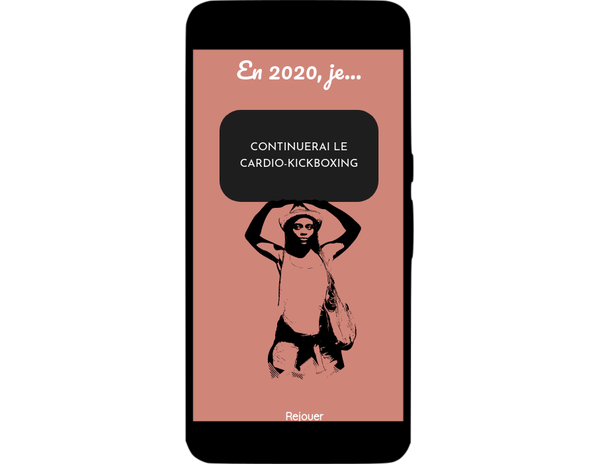
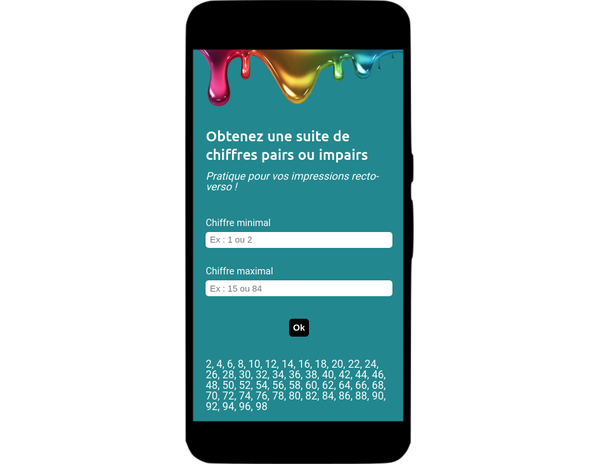
Layered file, before and after one edit (600×464). Changes by layer:
removed layer "monannee20203.png" over [193, 49, 404, 422]
added layer "assistantimpression3.png" above "assistantimpression2.png" over [193, 49, 404, 422]
